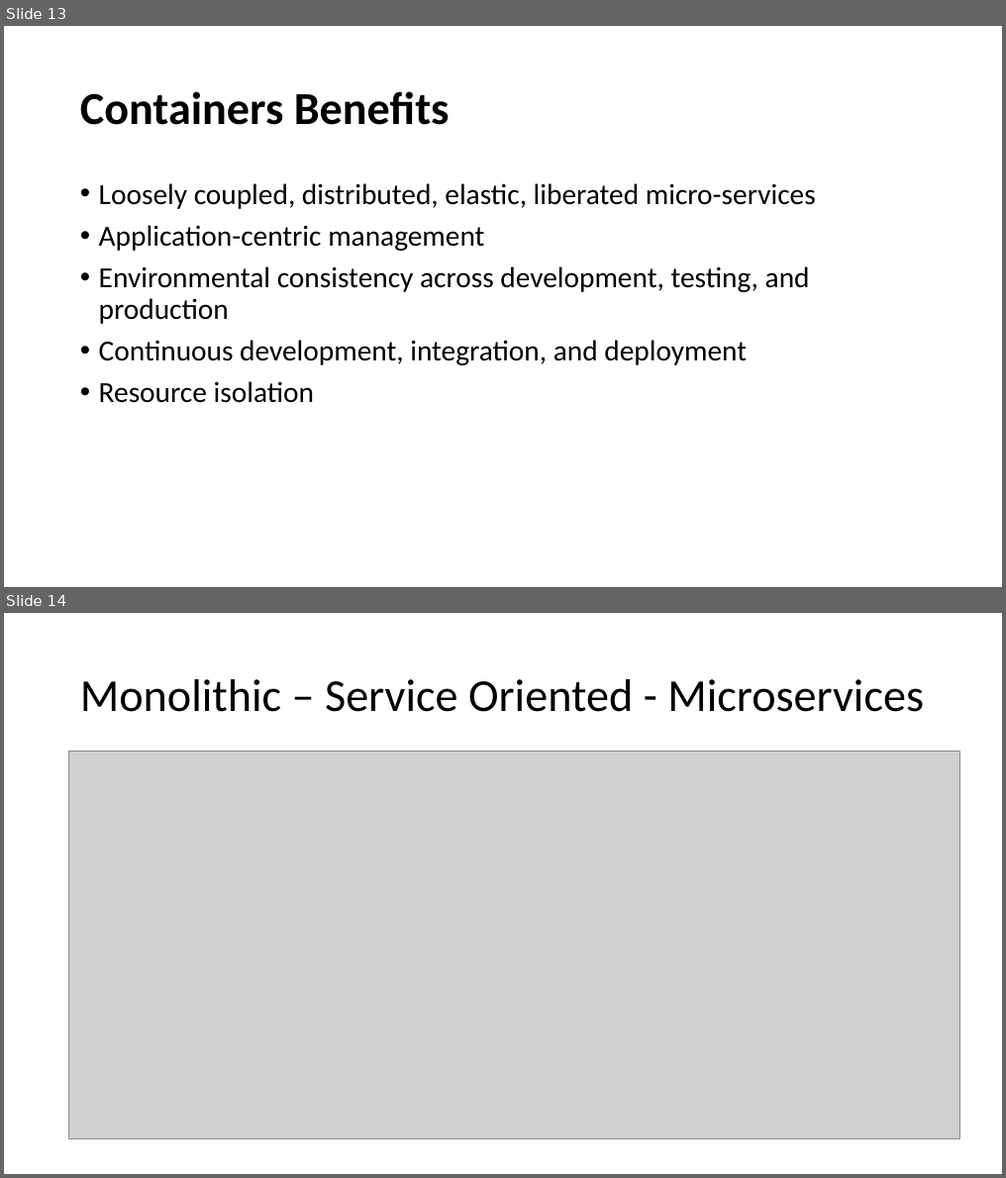
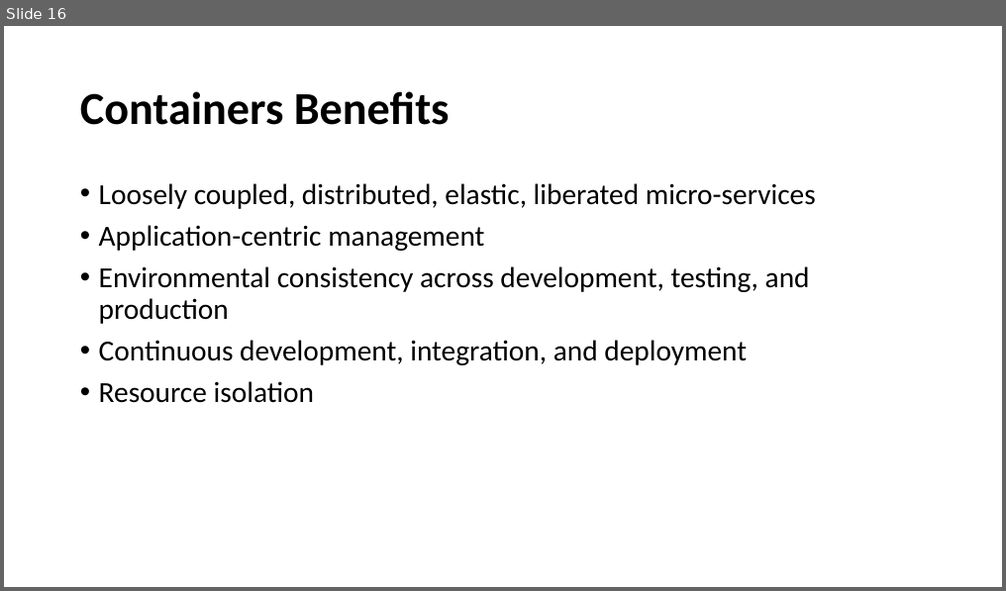
Before and after one commit to eylonmalin/k8s-training, a slide deck: day-1/Using Kubernetes Day 1.pptx. Shown one above the other, each under a label of ours: slides 13 and 14 before the commit, slide 16 after it. The pictures are 1006x1178 and 1006x591 pixels, drawn with LibreOffice and Linux fonts; fonts in the diff are those of the drawing; grey boxes stand for pictures. Boxes give left, top, right and bottom in pixels: in the first picture for what was removed or moved away, otherwise in the second. Text is boxed around its words. In the diff, an @@ line names an element or a change of style, - is before the commit and + after.

```diff
--- a/day-1/Using Kubernetes Day 1.pptx
+++ b/day-1/Using Kubernetes Day 1.pptx
@@ slide 14 removed at bbox=[4, 613, 1002, 1174], background #FFFFFF @@
@@ title removed at bbox=[80, 679, 924, 712] @@
-Monolithic – Service Oriented - Microservices
@@ picture removed at bbox=[68, 752, 960, 1140] @@
@@ what was slide 13 is now slide 16 @@
```
Also in this commit, not shown: 4 slides changed, 5 slides added, 1 other slide removed.
